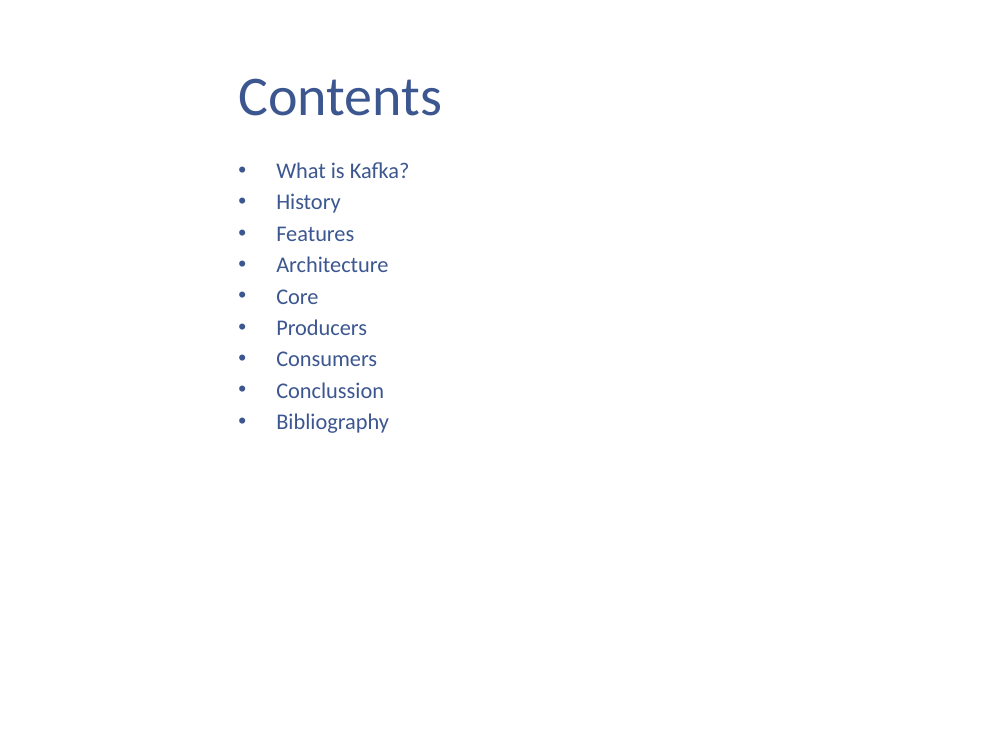
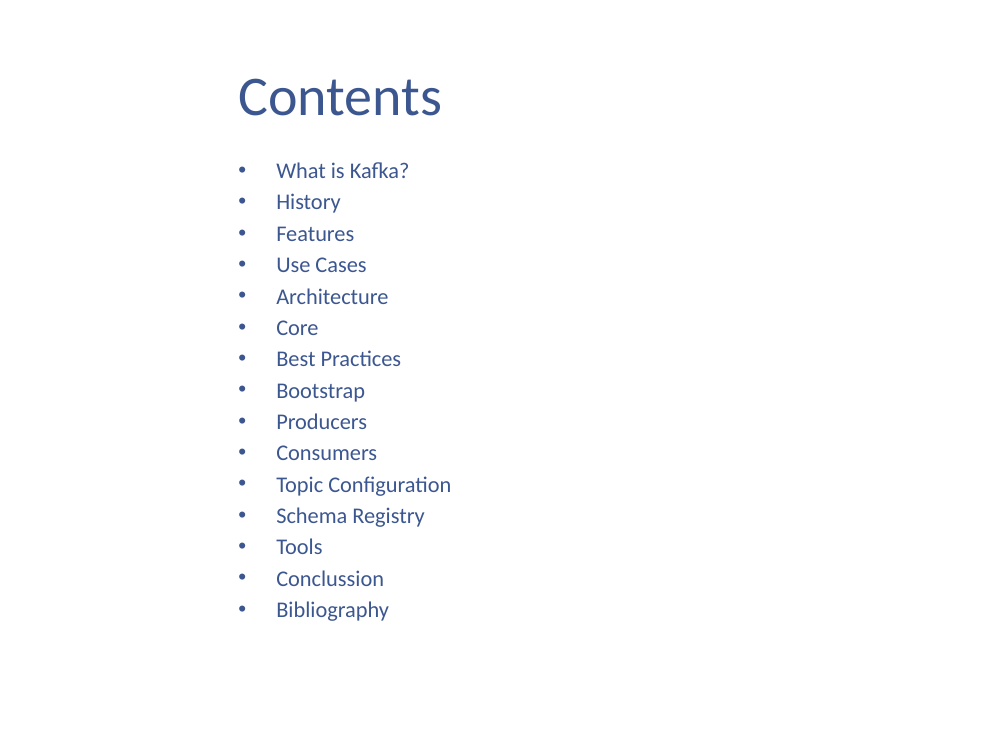
Before and after one commit to kenshincommon/ppts, a slide deck: slide 2 of Presentations/Apache Kafka/Apache Kafka.pptx. Drawn at 1008x756 pixels with LibreOffice and Linux fonts; fonts in the diff are those of the drawing; background and template pictures are left out. Boxes give left, top, right and bottom in pixels: in the first picture for what was removed or moved away, otherwise in the second. Text is boxed around its words. In the diff, an @@ line names an element or a change of style, - is before the commit and + after.

```diff
--- a/Presentations/Apache Kafka/Apache Kafka.pptx
+++ b/Presentations/Apache Kafka/Apache Kafka.pptx
@@ text at bbox=[276, 257, 366, 272]: paragraph added @@
+• Use Cases
@@ text at bbox=[276, 350, 402, 402]: paragraphs added @@
+• Best Practices
+• Bootstrap
@@ text at bbox=[276, 476, 451, 554]: paragraphs added @@
+• Topic Configuration
+• Schema Registry
+• Tools
```
Also in this commit, not shown: 4 other slides changed, 61 slides added, 11 other files.
